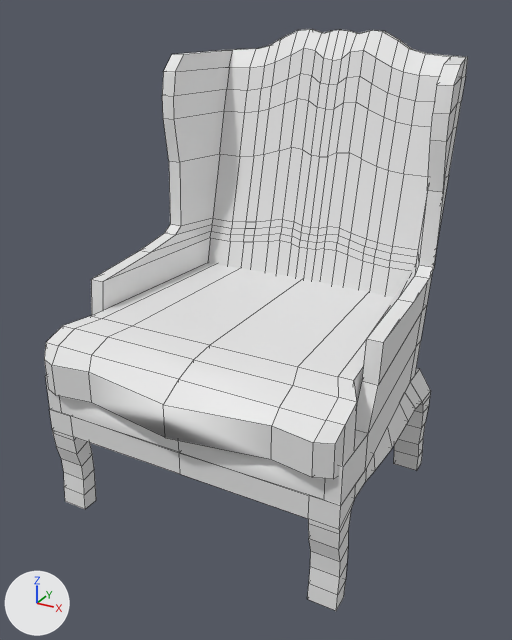
An edit to the FBX model Assets/Art/Models/Wood Mansion Chair.fbx, drawn before and after from the same camera.
The view is the same before and after, from a 50 mm camera at (1.59, -2.86, 1.69) aimed at (-0.01, 0.05, 0.23). The axes (+X, +Y, +Z) are drawn at lower left. The lights are the same throughout. Mesh edges are drawn as thin lines.

The first picture shows 'Base', 'Legs', 'Pillow'.
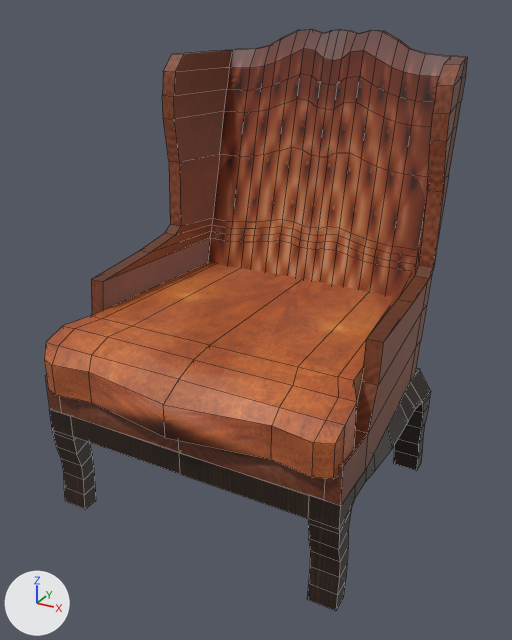
The newer file is also turned or shifted as a whole; pictures and numbers use the older file's frame.

The change, as a list of edits to the scene's bpy script:
```text
Add img_wood_mansion_chair_base_uv_png:
    img_wood_mansion_chair_base_uv_png = load_image('Wood Mansion Chair Base UV.png', '../Textures UV/Original/Wood Mansion Chair Base UV.png', 1024, 1024, 'sRGB')
Add img_wood_mansion_chair_legs_uv_psd:
    img_wood_mansion_chair_legs_uv_psd = load_image('Wood Mansion Chair Legs UV.psd', '../Textures UV/Original/Wood Mansion Chair Legs UV.png', 1024, 1024, 'sRGB')
Add img_wood_mansion_chair_pillow_uv_png:
    img_wood_mansion_chair_pillow_uv_png = load_image('Wood Mansion Chair Pillow UV.png', '../Textures UV/Original/Wood Mansion Chair Pillow UV.png', 1024, 1024, 'sRGB')
Add mat_wood_mansion_chair_base:
    mat_wood_mansion_chair_base = principled_material('Wood Mansion Chair Base')
    mat_wood_mansion_chair_base.texture = img_wood_mansion_chair_base_uv_png
Add mat_wood_mansion_chair_legs:
    mat_wood_mansion_chair_legs = principled_material('Wood Mansion Chair Legs')
    mat_wood_mansion_chair_legs.texture = img_wood_mansion_chair_legs_uv_psd
Add mat_wood_mansion_chair_pillow:
    mat_wood_mansion_chair_pillow = principled_material('Wood Mansion Chair Pillow')
    mat_wood_mansion_chair_pillow.texture = img_wood_mansion_chair_pillow_uv_png
Change me_cube_005:
    where me_cube_005.from_pydata(...)  # 186 vertices, 184 faces; spans x -0.78..0.78, y -0.67..0.63, z -0.71..-0.14
    add me_cube_005.materials.append(mat_wood_mansion_chair_legs)  # picture img_wood_mansion_chair_legs_uv_psd
Change me_cube_003:
    where me_cube_003.from_pydata(...)  # 518 vertices, 532 faces; spans x -0.78..0.78, y -0.68..1.08, z -0.14..1.58
    used by ob_base; location = (0.0, 0.0, 0.0)
    me_cube_003 part 2: texture (UV) coordinates of 532 of 532 faces, centred in x -0.78..0.78, y -0.68..1.07, z -0.14..1.58, changed; they spanned u 0.0..0.75, v 0.0..0.87 and now span u 0.02..0.98, v 0.02..0.96
    add me_cube_003.materials.append(mat_wood_mansion_chair_base)  # picture img_wood_mansion_chair_base_uv_png
Change me_cube_004:
    where me_cube_004.from_pydata(...)  # 70 vertices, 71 faces; spans x -0.77..0.77, y -0.77..0.63, z 0.0..0.28
    used by ob_pillow; location = (0.0, 0.0, 0.0)
    me_cube_004 part 1: texture (UV) coordinates of 71 of 71 faces, centred in x -0.77..0.77, y -0.73..0.62, z 0.0..0.28, changed; they spanned u 0.0..0.75, v 0.0..0.88 and now span u 0.0..1.0, v 0.0..0.94
    add me_cube_004.materials.append(mat_wood_mansion_chair_pillow)  # picture img_wood_mansion_chair_pillow_uv_png
```

What differs and where, as boxes [x1, y1, x2, y2] in the pictures (512 x 640 px):
'Base', recoloured, surface changed (white to brown)
    both: [45, 29, 468, 506]
'Pillow', recoloured, surface changed (white to brown)
    both: [44, 262, 394, 479]
'Legs', recoloured
    both: [49, 368, 431, 611]
